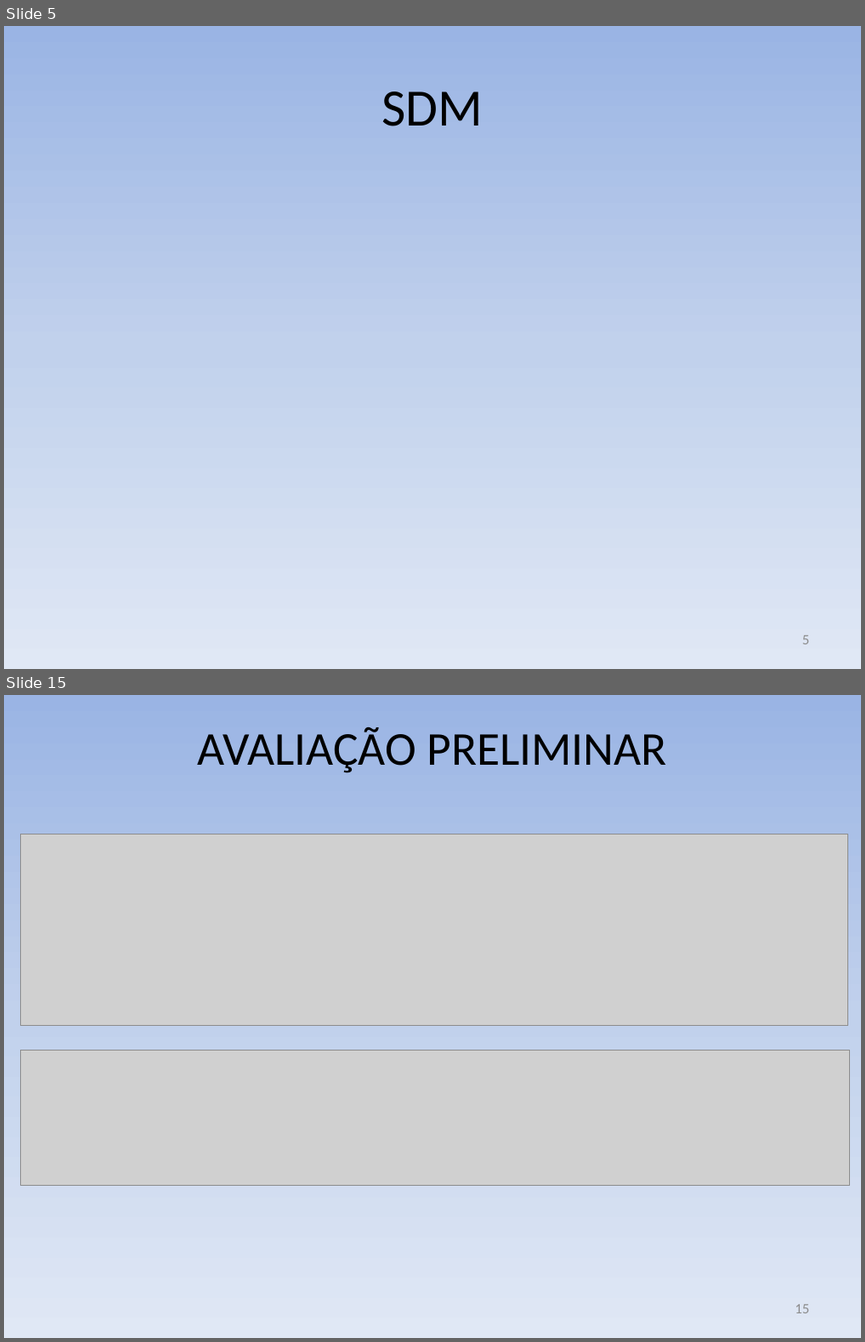
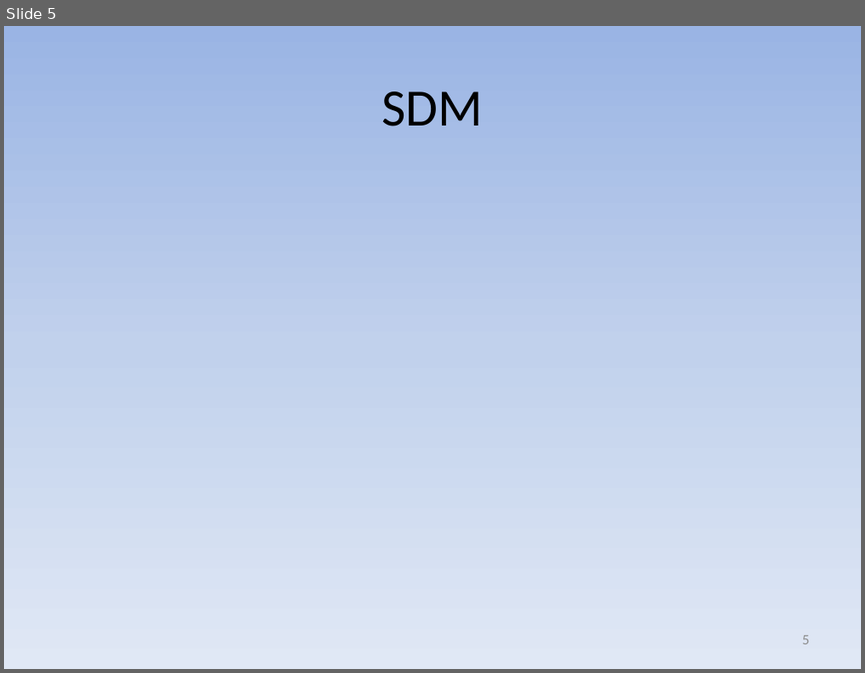
Before and after one commit to gems-uff/sdm, a slide deck: docs/Apresentação/SDM - Apresentação SBGames.pptx. Shown one above the other, each under a label of ours: slides 5 and 15 before the commit, slide 5 after it; the slides between them are not shown. The pictures are 865x1342 and 865x673 pixels, drawn with LibreOffice and Linux fonts; fonts in the diff are those of the drawing; grey boxes stand for pictures; background and template pictures are left out. Boxes give left, top, right and bottom in pixels: in the first picture for what was removed or moved away, otherwise in the second. Text is boxed around its words. In the diff, an @@ line names an element or a change of style, - is before the commit and + after.

```diff
--- a/docs/Apresentação/SDM - Apresentação SBGames.pptx
+++ b/docs/Apresentação/SDM - Apresentação SBGames.pptx
@@ slide 15 removed at bbox=[4, 695, 861, 1338], background gradient #9AB5E4 to #C2D1ED to #E1E8F5 @@
@@ title removed at bbox=[198, 727, 666, 773] @@
-AVALIAÇÃO PRELIMINAR
@@ picture removed at bbox=[21, 834, 848, 1025] @@
@@ picture removed at bbox=[21, 1049, 850, 1185] @@
@@ page number removed at bbox=[794, 1304, 809, 1313] @@
-15
```
Also in this commit, not shown: 14 slides changed, 1 slide added, 1 other slide removed.
